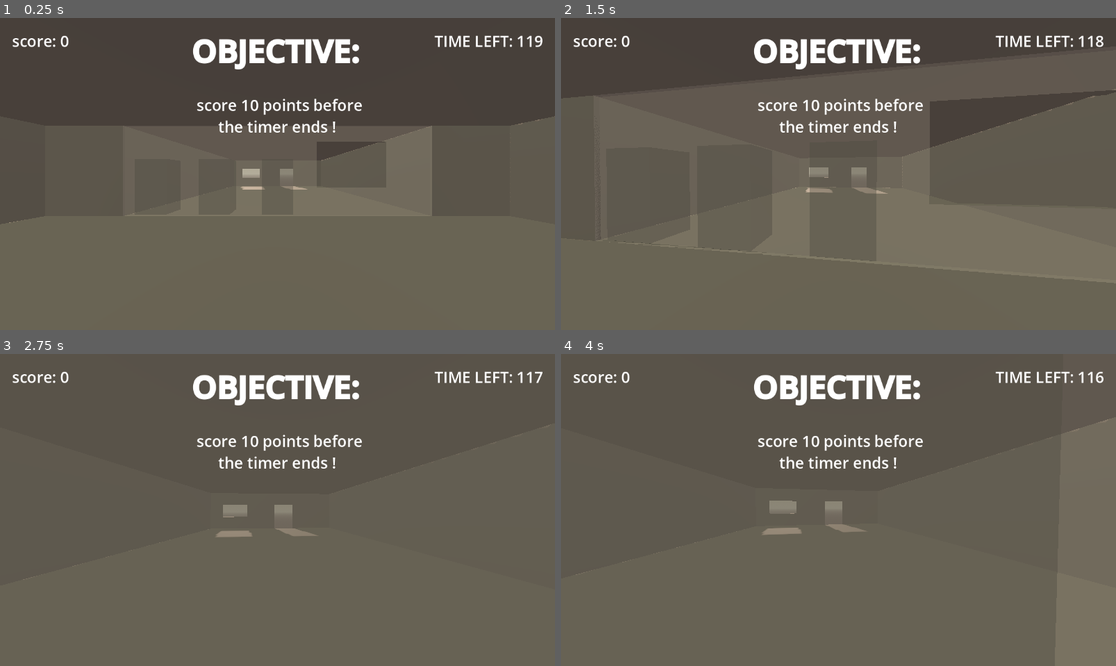
Above: before the commit, frames 1-4 (two rows, left to right).
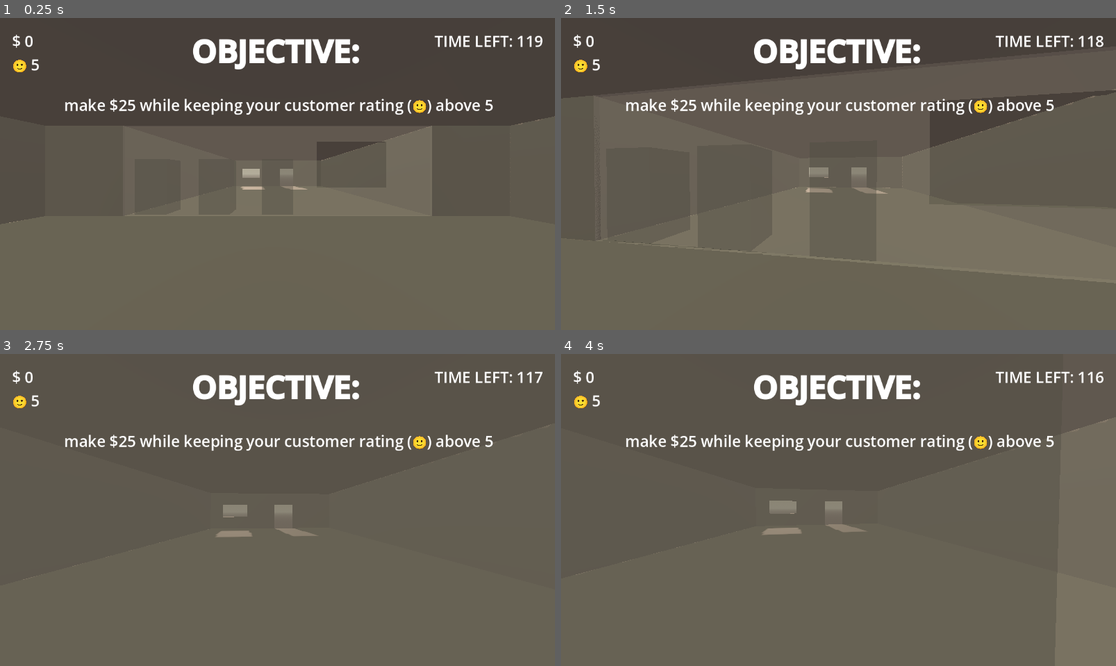
Above: after the commit, the same moments.

Repository: Sunday-Studio-Team/cafe
Game: Godot game, scene res://main.tscn
The game is run twice, just before and just after one commit, with the same random seed, the same clock (stepped at 60 frames per second) and the same inputs.
Inputs (mouse positions are in pixels of both pictures, inside the frame that each line leads up to):
- Up to frame 1 (0.25 s): no input
- Up to frame 2 (1.5 s): tap Enter at 0.5 s; move the mouse to (866, 174) at 0.52 s; hold E (interact) 0.53-1.28 s; hold W (move_forward) from 0.53 s (still down); move the mouse to (810, 174) at 1.27 s; tap E (interact) at 1.35 s
- Up to frame 3 (2.75 s): keep holding W (move_forward); move the mouse to (288, 503) at 2.02 s; hold E (interact) from 2.03 s (still down); tap I at 2.1 s
- Up to frame 4 (4 s): keep holding W (move_forward); tap Space at 2.75 s; move the mouse to (832, 516) at 2.77 s; release E (interact) at 2.78 s; tap E (interact) at 2.85 s; tap Enter at 3.5 s; move the mouse to (877, 513) at 3.52 s; hold E (interact) from 3.53 s (still down)

The runs differ from the first frame. In frame 1, 2.1% of the frame differs, in the area x 2-89%, y 5-37%; in frame 2, 2.1%; in frame 3, 2.1%; in frame 4, 2.1%.

Commit message:
split score into profit and customer happiness

Diff:
--- a/godot/customer.gd
+++ b/godot/customer.gd
@@ -58,6 +58,7 @@
 func _on_order_completed(customer: Customer) -> void:
 	if customer != self or orders_made > 0:
 		return
+	await get_tree().process_frame
 	timer.start()
 	waiting_indicator.show()
 	orders_made += 1
@@ -67,15 +68,15 @@
 	if customer != self:
 		return
 
-	Global.score += bonus_points_for_time
+	Global.customer_score += bonus_points_for_time
 
 	match bonus_points_for_time:
 		1:
 			time_bonus_label.modulate = Color.GREEN
-			time_bonus_label.text = "time bonus: +1"
+			time_bonus_label.text = "⌚ bonus 🙂: +1"
 		-1:
 			time_bonus_label.modulate = Color.RED
-			time_bonus_label.text = "time penalty: -1"
+			time_bonus_label.text = "⌚ 🙂 penalty: -1"
 
 
 func _on_customer_left_machine(customer: Customer, drink_score) -> void:
--- a/godot/customer_queue.gd
+++ b/godot/customer_queue.gd
@@ -38,9 +38,9 @@
 	queue_updated.emit()
 
 	if customer_happy:
-		Global.score += 1
+		Global.profit_score += 3
 	else:
-		Global.score -= 3
+		Global.customer_score -= 3
 
 
 func get_front_customer() -> Customer:
--- a/godot/global.gd
+++ b/godot/global.gd
@@ -12,8 +12,10 @@
 var customer_entry_spot: Marker3D
 var customer_leaving_spot: Marker3D
 var drinks: Array[Drink]
-var score: int = 0
-var goal_score: int = 10
+var profit_score: int = 0
+var customer_score: int = 5
+var goal_profit: int = 25
+var goal_customer_score: int = 5
 
 
 func _ready() -> void:
--- a/godot/machine.gd
+++ b/godot/machine.gd
@@ -14,6 +14,7 @@
 @export var waiting_approval_indicator: Label3D
 @export var fix_machine_button: Interactable
 @export var breakdown_timer: Timer
+@export var drink_customer_score_label: Label3D
 
 var customer: Customer:
 	set(new_customer):
@@ -34,6 +35,7 @@
 var waiting_for_response: bool = false
 var drink_score: int = 0
 var time_to_make_drink: float = 4.0
+var drink_correct: bool = false
 
 
 func _ready() -> void:
@@ -61,6 +63,7 @@
 	reject_button.visible = waiting_for_response
 	make_drink_button.visible = waiting_for_response
 	waiting_approval_indicator.visible = waiting_for_response
+	drink_customer_score_label.visible = waiting_for_response
 
 
 func start_order() -> void:
@@ -83,36 +86,43 @@
 		else:
 			drink_score -= 1
 
-	match drink_score:
-		-3:
-			score_label.modulate = Color.DARK_RED
-			score_label.text = "-3 (drink TOTALLY wrong)"
-		-1:
-			score_label.modulate = Color.RED
-			score_label.text = "-1 (drink mostly wrong)"
-		+1:
-			score_label.modulate = Color.GREEN_YELLOW
-			score_label.text = "+1 (drink partially correct)"
-		+3:
-			score_label.modulate = Color.GREEN
-			score_label.text = "+3 (drink correct)"
+	score_label.modulate = Color.GREEN
+	score_label.text = "+$3"
 
 	score_label.show()
+
+	if drink_score == 3:
+		drink_correct = true
 
 
 func _on_order_finished() -> void:
 	completed_order = Global.drinks.pick_random()
 	#completed_order = Global.full_wrong_drink # make every order fully wrong for testing
+	if drink_correct:
+		final_order_indicator.modulate = Color.GREEN
+	else:
+		final_order_indicator.modulate = Color.RED
 	final_order_indicator.text = "machine made: " + completed_order.name
 	final_order_indicator.show()
 	score_drink()
+	drink_customer_score_label.text = ""
+	if drink_score < 0:
+		drink_customer_score_label.modulate = Color.RED
+		drink_customer_score_label.text += "🙂 "
+		drink_customer_score_label.text += str(drink_score)
+	elif drink_score > 0:
+		drink_customer_score_label.modulate = Color.GREEN
+		drink_customer_score_label.text += "🙂+ "
+		drink_customer_score_label.text += str(drink_score)
 	waiting_for_response = true
 	Events.order_completed.emit(customer)
 
 
 func _on_accept_button_presssed() -> void:
 	Events.order_approved.emit(customer)
-	Global.score += drink_score
+	Global.profit_score += 3
+	Global.customer_score += drink_score
+	final_order_indicator.modulate = Color.WHITE
 	final_order_indicator.text = "order approved! \n dispensing drink to customer"
 	waiting_for_response = false
 	completed_order = null
--- a/godot/machine.tscn
+++ b/godot/machine.tscn
@@ -46,7 +46,7 @@
 
 [sub_resource type="BoxShape3D" id="BoxShape3D_ioi8x"]
 
-[node name="Machine" type="Node3D" unique_id=1346980836 node …(245 unchanged characters)…  "fix_machine_button", "breakdown_timer")]
+[node name="Machine" type="Node3D" unique_id=1346980836 node …(245 unchanged characters)…  "fix_machine_button", "breakdown_timer", "drink_customer_score_label")]
 script = ExtResource("1_6a4ke")
 spot_for_customer = NodePath("SpotForCustomer")
 progress_indicator = NodePath("ProgressIndicator")
@@ -61,6 +61,7 @@
 waiting_approval_indicator = NodePath("WaitingApprovalIndicator")
 fix_machine_button = NodePath("FixMachineButton")
 breakdown_timer = NodePath("BreakdownTimer")
+drink_customer_score_label = NodePath("DrinkCustomerScoreLabel")
 
 [node name="MeshInstance3D" type="MeshInstance3D" parent="." unique_id=1391845402]
 transform = Transform3D(1, 0, 0, 0, 1, 0, 0, 0, 1, 0, 0.90000004, 0.5)
@@ -180,3 +181,6 @@
 
 [node name="CollisionShape3D" type="CollisionShape3D" parent="FixMachineButton" unique_id=399064604]
 shape = SubResource("BoxShape3D_ioi8x")
+
+[node name="DrinkCustomerScoreLabel" type="Label3D" parent="." unique_id=434807514]
+transform = Transform3D(0.98999906, -0.14107402, 0, 0.14107402, 0.98999906, 0, 0, 0, 1, 0.65134853, 1.0347569, 1.0733647)
--- a/godot/main.gd
+++ b/godot/main.gd
@@ -36,7 +36,8 @@
 func _on_game_timer_timeout() -> void:
 	Events.time_up.emit()
 	await get_tree().create_timer(5, false).timeout
-	Global.score = 0
+	Global.profit_score = 0
+	Global.customer_score = 0
 	get_tree().reload_current_scene()
 
 
--- a/godot/main.tscn
+++ b/godot/main.tscn
@@ -141,9 +141,10 @@
 [node name="Player" parent="." unique_id=1025923804 instance=ExtResource("4_1bvp3")]
 transform = Transform3D(1, 0, 0, 0, 1, 0, 0, 0, 1, 0, 0, 8)
 
-[node name="UI" type="CanvasLayer" parent="." unique_id=1922723680 node_paths=PackedStringArray("score_label", "interactable_indicator", "interactable_label", "hold_interact_progress", "game_timer", "time_left_label", "objective", "end_text")]
+[node name="UI" type="CanvasLayer" parent="." unique_id=1922723680 node_paths=PackedStringArray("profit_label", "customer_happiness_label", "interactable_indicator", "interactable_label", "hold_interact_progress", "game_timer", "time_left_label", "objective", "end_text")]
 script = ExtResource("5_lquwl")
-score_label = NodePath("MarginContainer/Score")
+profit_label = NodePath("MarginContainer/Scores/Money")
+customer_happiness_label = NodePath("MarginContainer/Scores/Customer")
 interactable_indicator = NodePath("MarginContainer/VBoxContainer/Interactable")
 interactable_label = NodePath("MarginContainer/VBoxContainer/Interactable/VBoxContainer/RichTextLabel")
 hold_interact_progress = NodePath("MarginContainer/VBoxContainer/Interactable/VBoxContainer/HoldInteractProgress")
@@ -165,12 +166,22 @@
 theme_override_constants/margin_right = 25
 theme_override_constants/margin_bottom = 25
 
-[node name="Score" type="Label" parent="UI/MarginContainer" unique_id=103958680]
+[node name="Scores" type="VBoxContainer" parent="UI/MarginContainer" unique_id=1534145091]
+layout_mode = 2
+
+[node name="Money" type="Label" parent="UI/MarginContainer/Scores" unique_id=103958680]
 layout_mode = 2
 size_flags_horizontal = 0
 size_flags_vertical = 0
 theme_override_font_sizes/font_size = 32
-text = "score: 0"
+text = "$ 0"
+
+[node name="Customer" type="Label" parent="UI/MarginContainer/Scores" unique_id=1609379077]
+layout_mode = 2
+size_flags_horizontal = 0
+size_flags_vertical = 0
+theme_override_font_sizes/font_size = 32
+text = "🙂 0"
 
 [node name="VBoxContainer" type="VBoxContainer" parent="UI/MarginContainer" unique_id=1052297915]
 layout_mode = 2
@@ -219,14 +230,14 @@
 [node name="Objective" type="RichTextLabel" parent="UI/MarginContainer" unique_id=2027255565]
 custom_minimum_size = Vector2(400, 250)
 layout_mode = 2
-size_flags_horizontal = 4
 size_flags_vertical = 0
 theme_override_font_sizes/normal_font_size = 32
 theme_override_font_sizes/bold_font_size = 64
 bbcode_enabled = true
 text = "[b]OBJECTIVE:[/b]
 
-score X points before the timer ends !"
+make $10 while keeping your customer rating above 5"
+scroll_active = false
 horizontal_alignment = 1
 
 [node name="EndText" type="RichTextLabel" parent="UI/MarginContainer" unique_id=545591058]
--- a/godot/ui.gd
+++ b/godot/ui.gd
@@ -1,6 +1,7 @@
 extends CanvasLayer
 
-@export var score_label: Label
+@export var profit_label: Label
+@export var customer_happiness_label: Label
 @export var interactable_indicator: PanelContainer
 @export var interactable_label: RichTextLabel
 @export var hold_interact_progress: ProgressBar
@@ -14,8 +15,8 @@
 	Events.time_up.connect(_on_time_up)
 
 	objective.text = (
-		"[b]OBJECTIVE:[/b] \n \n score %s points before the timer ends !"
-		% Global.goal_score
+		"[b]OBJECTIVE:[/b] \n \n make $%s while keeping your customer rating (🙂) above %s"
+		% [Global.goal_profit, Global.goal_customer_score]
 	)
 
 	await get_tree().create_timer(5, false).timeout
@@ -23,7 +24,8 @@
 
 
 func _physics_process(_delta: float) -> void:
-	score_label.text = "score: " + str(Global.score)
+	profit_label.text = "$ " + str(Global.profit_score)
+	customer_happiness_label.text = "🙂 " + str(Global.customer_score)
 	time_left_label.text = "TIME LEFT: " + str(int(game_timer.time_left))
 
 	var hovered_interactable: Interactable = Global.hovered_interactable
@@ -57,7 +59,10 @@
 
 
 func _on_time_up() -> void:
-	if Global.score >= Global.goal_score:
+	if (
+		Global.customer_score >= Global.goal_customer_score
+		and Global.profit_score >= Global.goal_profit
+	):
 		end_text.text = "[color=green][b]you win !"
 	else:
 		end_text.text = "[color=red][b]you lose !"
